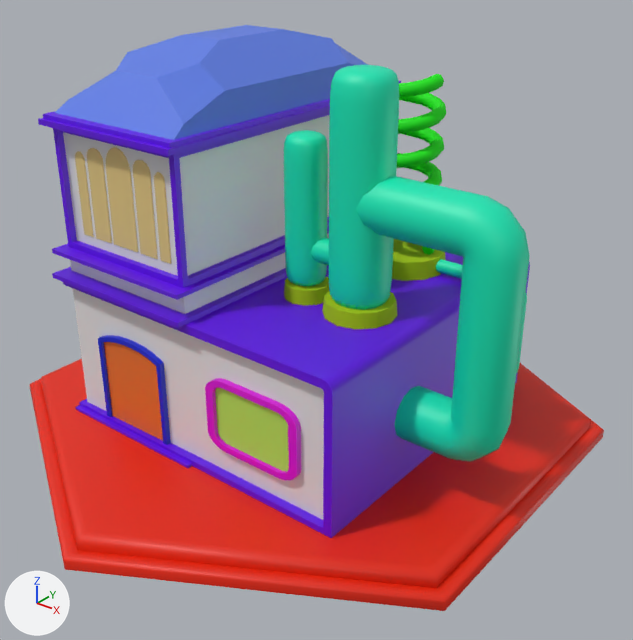
An edit to the FBX model Assets/RESOURCES/Models/ElecGenerator.fbx, drawn before and after from the same camera.
The view is the same before and after, from a camera (50 mm lens) standing at (3.12, -3.77, 3.05) and looking at (0.19, -0.1, 0.77). Every picture has the same lights, and +X, +Y and +Z are marked at lower left. Where no turn or scale is listed for an object, it has been applied to the vertices.

Script lines for the objects in view, before the commit:
```python
me_cube_002 = bpy.data.meshes.new('Cube.002')
me_cube_002.from_pydata(...)  # 986 vertices, 700 faces; spans x -1.02..1.0, y -1.05..1.05, z 0.13..2.34
# faces by material slot: [129, 13, 13, 291, 3, 210, 40, 1]
me_cube_002.materials.append(mat_exterior)  # purple #6300e7
me_cube_002.materials.append(mat_sand)  # white #e7e7e7
me_cube_002.materials.append(mat_roof)  # blue #5e7ee7
me_cube_002.materials.append(mat_tiles)  # pink #db00da
me_cube_002.materials.append(mat_window)  # green #b4e75e
me_cube_002.materials.append(mat_windows2)  # yellow #e7cd85
me_cube_002.materials.append(mat_trident)  # blue #001acc
me_cube_002.materials.append(mat_door)  # orange #e77327
me_cylinder = bpy.data.meshes.new('Cylinder')
me_cylinder.from_pydata(...)  # 1437 vertices, 1504 faces; spans x 0.16..1.56, y -0.52..0.64, z 0.4..2.32
# faces by material slot: [786, 676, 42]
me_cylinder.materials.append(mat_fishbowl)  # green #0be700
me_cylinder.materials.append(mat_icons)  # cyan #00e7b5
me_cylinder.materials.append(mat_columns)  # green #a5c900
me_cylinder_021 = bpy.data.meshes.new('Cylinder.021')
me_cylinder_021.from_pydata(...)  # 60 vertices, 55 faces; spans x -1.63..1.63, y -1.89..1.89, z 0.0..0.14
me_cylinder_021.materials.append(mat_base_001)  # red #e72300
ob_building = bpy.data.objects.new('Building', me_cube_002)
ob_building.location = (0.0, 0.0, 0.0)
ob_details = bpy.data.objects.new('Details', me_cylinder)
ob_details.location = (0.0, 0.0, 0.0)
ob_hexagonbase = bpy.data.objects.new('HexagonBase', me_cylinder_021)
ob_hexagonbase.location = (0.0, 0.0, 0.0)
```
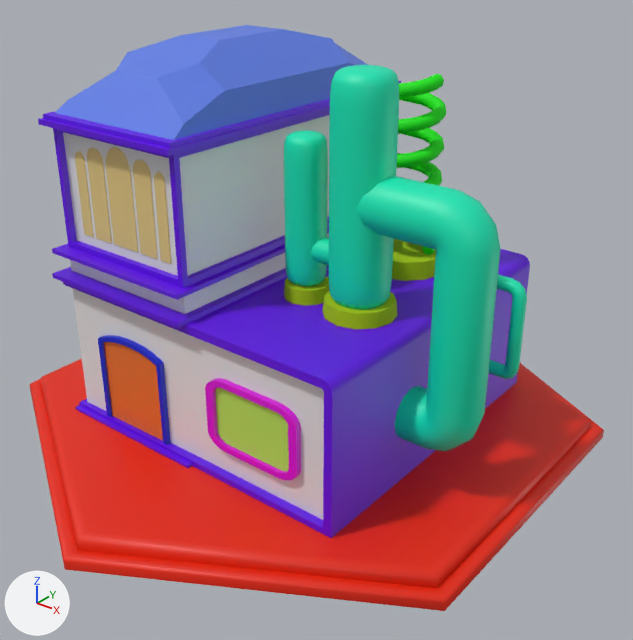
Commit message: ~ Fix ElecGenerator model

Pixel boxes [x1, y1, x2, y2] of what changed, in the pictures (633 x 640 px; the box of a moved part takes in the faces that stretch with it):
'Details', reshaped: before [284, 65, 530, 461]; after [284, 65, 527, 451]
part 1 of me_cylinder, moved or reshaped: before [356, 176, 530, 461]; after [356, 176, 501, 451]

Patch to the scene script:
```diff
--- a/Assets/RESOURCES/Models/ElecGenerator.fbx.py
+++ b/Assets/RESOURCES/Models/ElecGenerator.fbx.py
@@ me_cylinder @@
 me_cylinder.from_pydata(...)  # 1437 vertices, 1504 faces; spans x 0.16..1.56, y -0.52..0.64, z 0.4..2.32
 # used by ob_details; location = (0.0, 0.0, 0.0)
+# me_cylinder part 1: all 96 vertices in x 1.27..1.56, y -0.46..-0.16, z 0.4..1.81 are moved by (-0.15, 0.0, 0.0)
 me_cylinder.materials.append(mat_fishbowl)
```
